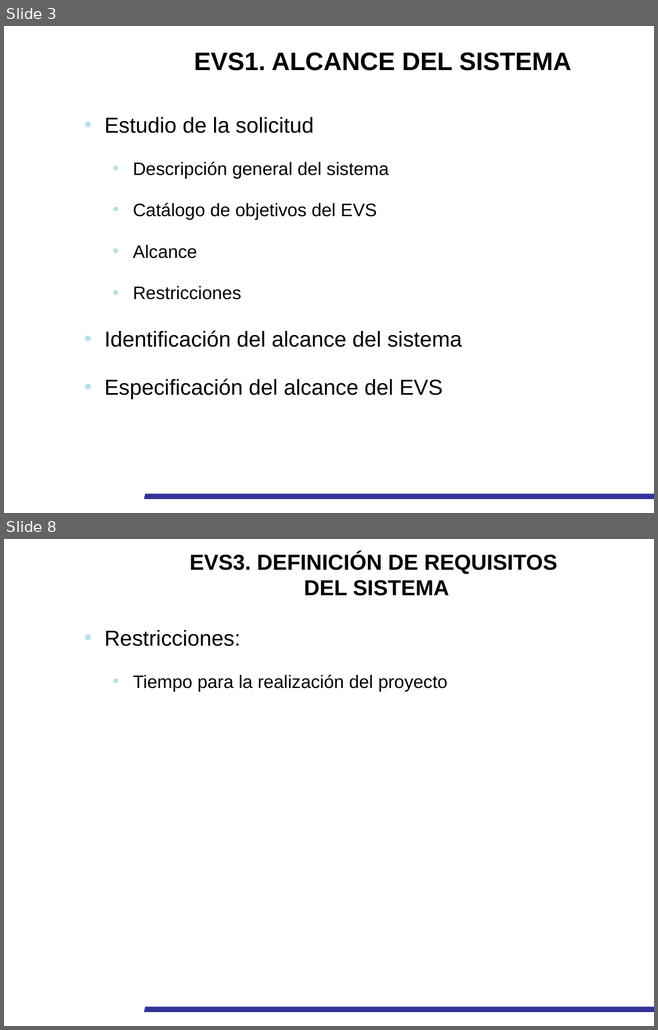
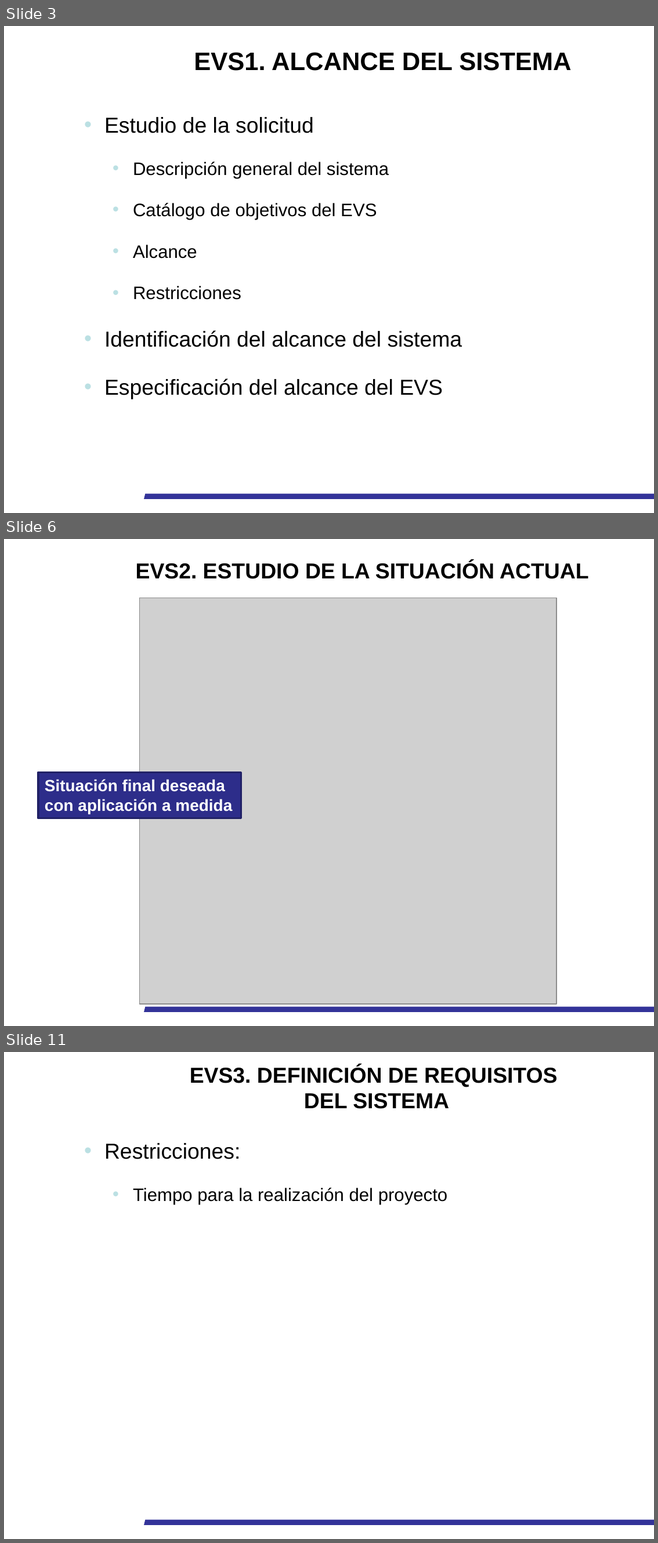
Before and after one commit to pquella/buscaminas, a slide deck: Docu elaborada/Presentación_EVS_UXOS_CENAD.pptx. Shown one above the other, each under a label of ours: slides 3 and 8 before the commit, slides 3, 6 and 11 after it; the slides between them are not shown. The pictures are 658x1030 and 658x1543 pixels, drawn with LibreOffice and Linux fonts; fonts in the diff are those of the drawing; grey boxes stand for pictures; background and template pictures are left out. Boxes give left, top, right and bottom in pixels: in the first picture for what was removed or moved away, otherwise in the second. Text is boxed around its words. In the diff, an @@ line names an element or a change of style, - is before the commit and + after.

```diff
--- a/Docu elaborada/Presentación_EVS_UXOS_CENAD.pptx
+++ b/Docu elaborada/Presentación_EVS_UXOS_CENAD.pptx
@@ slide 6 added at <box>4,539,654,1026</box>, background #FFFFFF; not listed: 1 template element that a slide beside it also shows @@
@@ rectangle added at <box>134,549,590,589</box>, fill #FFFFFF, outline #FFFFFF 1 pt, 24 pt, text #000000, bold @@
+EVS2. ESTUDIO DE LA SITUACIÓN ACTUAL
@@ picture added at <box>140,598,556,1004</box> @@
@@ rectangle added at <box>38,772,241,819</box>, fill #2D2D8A, outline #212166 2 pt, 18 pt, text #FFFFFF, bold @@
+Situación final deseada
+con aplicación a medida
@@ what was slide 8 is now slide 11 @@
```
Also in this commit, not shown: 11 slides changed, 3 other slides added, 6 other files.
